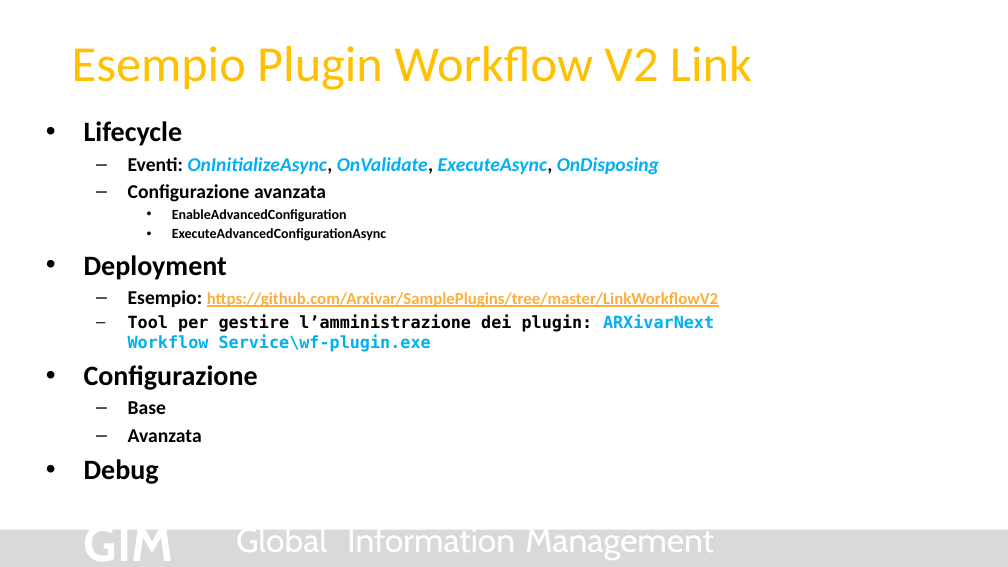
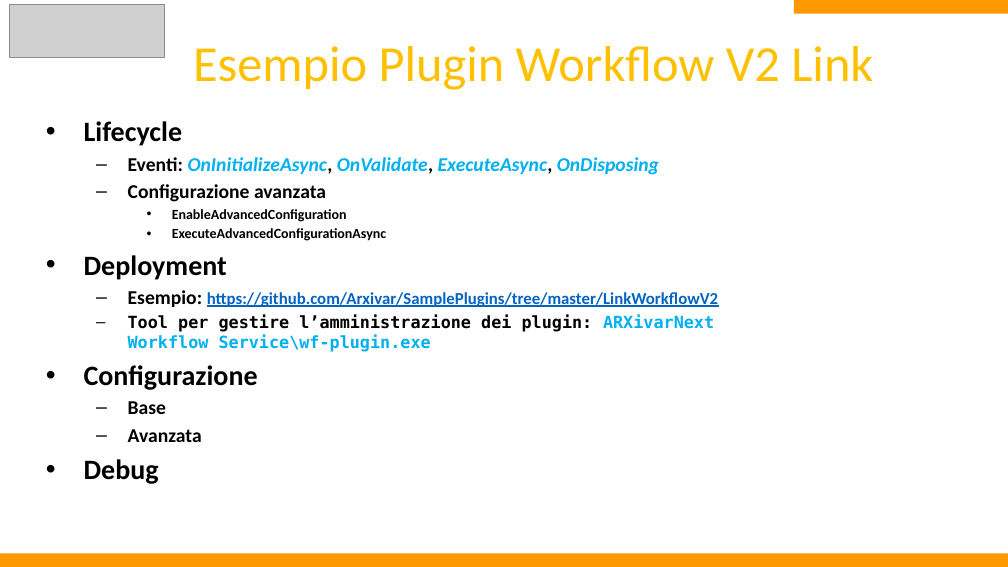
Before and after one commit to Arxivar/Arxivar-Next-Dev-4, a slide deck: slide 4 of doc/ARXDev4.pptx. Drawn at 1008x567 pixels with LibreOffice and Linux fonts; fonts in the diff are those of the drawing; grey boxes stand for pictures; background and template pictures are left out. Boxes give left, top, right and bottom in pixels: in the first picture for what was removed or moved away, otherwise in the second. Text is boxed around its words. In the diff, an @@ line names an element or a change of style, - is before the commit and + after.

Commit message:
Updated slides with workflow v2 plugin 2

```diff
--- a/doc/ARXDev4.pptx
+++ b/doc/ARXDev4.pptx
@@ picture added at [10,4,165,57] @@
@@ title "Esempio Plugin Workflow V2 Link": place and size @@
-title "Esempio Plugin Workflow V2 Link" at [72,46,752,90]
+title "Esempio Plugin Workflow V2 Link" at [193,46,873,90]
@@ rectangle added at [794,0,1008,14], fill #FF9900 @@
@@ text at [128,290,718,307]: text colour #FCAE3B to #0563C1 in "https://github.com/Arxivar/SamplePlugins/tree/master/LinkWor ..." @@
@@ text removed at [84,512,173,567] @@
-GIM
@@ text removed at [236,520,327,561] @@
-Global
@@ text removed at [347,520,515,561] @@
-Information
@@ text removed at [525,520,714,561] @@
-Management
@@ rectangle: place and size @@
-rectangle at [0,529,1008,566]
+rectangle at [0,553,1008,567]
@@ rectangle at [0,553,1008,567]: fill #D9D9D9 to #FF9900 @@
```
Also in this commit, not shown: 4 other slides changed.
